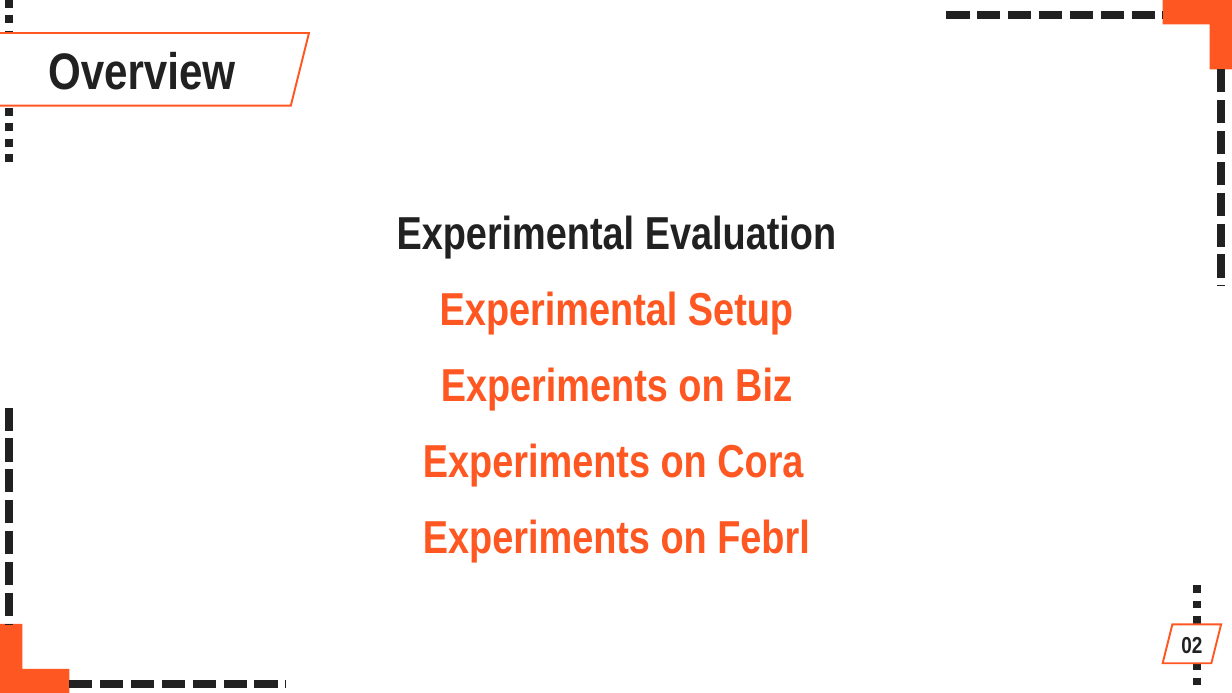
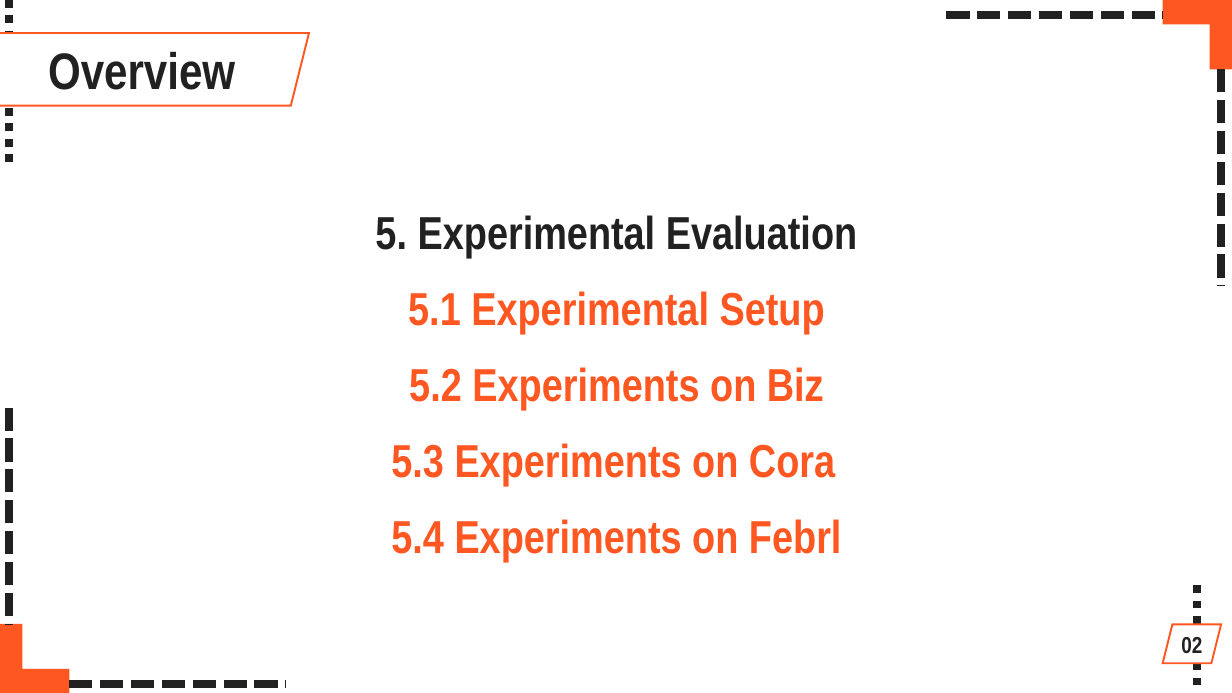
Before and after one commit to abirAbuAsim/incremental_record_linkage, a slide deck: slide 25 of C131001_Abir_April 13th,17.pptx (slide 8 before the commit). Drawn at 1232x693 pixels with LibreOffice and Linux fonts; fonts in the diff are those of the drawing. Boxes give left, top, right and bottom in pixels: in the first picture for what was removed or moved away, otherwise in the second. Text is boxed around its words. In the diff, an @@ line names an element or a change of style, - is before the commit and + after.

```diff
--- a/C131001_Abir_April 13th,17.pptx
+++ b/C131001_Abir_April 13th,17.pptx
@@ text at bbox=[375, 215, 857, 258]: text changed @@
-Experimental Evaluation
+5. Experimental Evaluation
@@ text at bbox=[408, 291, 825, 334]: text changed @@
-Experimental Setup
+5.1 Experimental Setup
@@ text at bbox=[409, 367, 824, 410]: text changed @@
-Experiments on Biz
+5.2 Experiments on Biz
@@ text at bbox=[391, 443, 835, 486]: text changed @@
-Experiments on Cora
+5.3 Experiments on Cora
@@ text at bbox=[391, 519, 841, 562]: text changed @@
-Experiments on Febrl
+5.4 Experiments on Febrl
```
Also in this commit, not shown: 2 other slides changed, 17 slides added, 20 other files.
